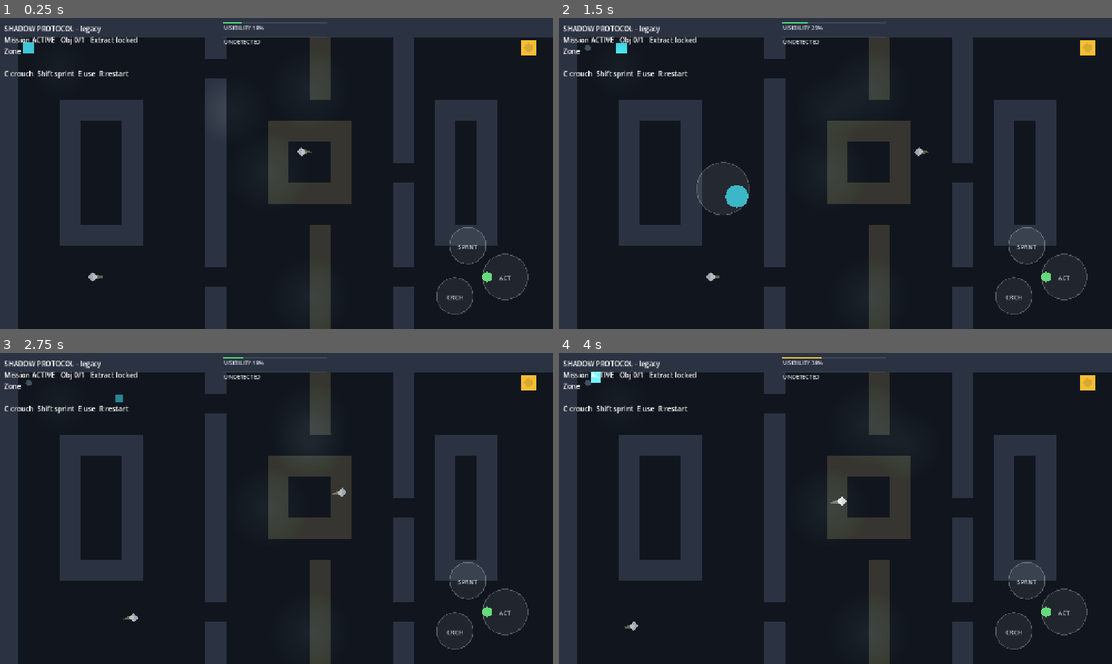
Above: before the commit, frames 1-4 (two rows, left to right).
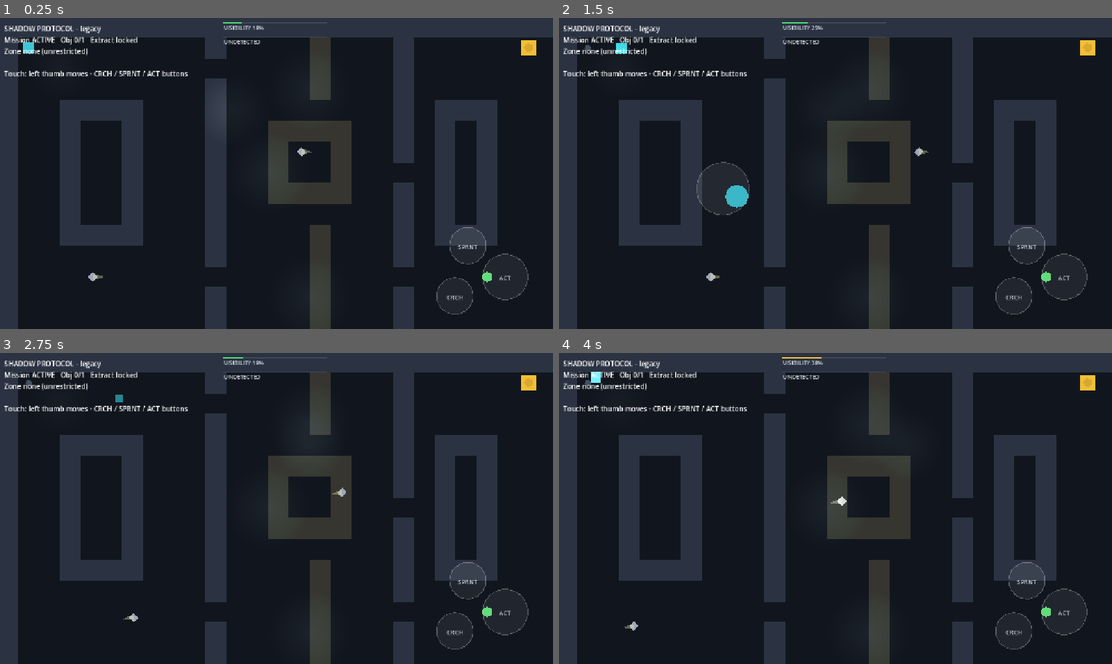
Above: after the commit, the same moments.

Repository: ceyhunmammadov9599-tech/shadow-protocol
Game: Godot game, scene res://scenes/main.tscn
Two runs of this game, one before a commit and one after it. Both use one fixed random seed, a clock stepped at 60 frames per second and the inputs below.
Inputs (mouse positions are in pixels of both pictures, inside the frame that each line leads up to):
- Up to frame 1 (0.25 s): no input
- Up to frame 2 (1.5 s): move the mouse to (957, 157) at 0.52 s; hold D (move_right) 0.53-1.25 s; hold C (crouch) 0.53-1.25 s; click (957, 157) at 0.67 s; tap Shift (sprint) at 0.8 s; drag from (724, 189) to (807, 235) at 1.27 s
- Up to frame 3 (2.75 s): move the mouse to (331, 440) at 2.02 s; hold D (move_right) from 2.03 s (still down); hold C (crouch) from 2.03 s (still down); click (331, 440) at 2.17 s; tap Shift (sprint) at 2.3 s
- Up to frame 4 (4 s): release D (move_right) at 2.75 s; release C (crouch) at 2.75 s; tap Enter at 2.75 s; drag from (807, 570) to (669, 461) at 2.77 s; move the mouse to (1001, 555) at 3.52 s; hold A (move_left) from 3.53 s (still down); hold Shift (sprint) from 3.53 s (still down); click (1001, 555) at 3.67 s

The runs differ from the first frame. In frame 1, 0.5% of the frame differs, in the area x 0-35%, y 9-20%; in frame 2, 0.5%; in frame 3, 0.5%; in frame 4, 0.5%.

Commit message:
Phase 6 corrective iteration: camera framing contract, backdrop, responsive HUD, touch_debug; 27 layout regression checks (241/241)

Diff:
--- a/project.godot
+++ b/project.godot
@@ -20,6 +20,7 @@
 window/size/viewport_width=1280
 window/size/viewport_height=720
 window/handheld/orientation=4
+shadow_protocol/touch_debug=false
 window/stretch/mode="canvas_items"
 window/stretch/aspect="expand"
 
--- a/scenes/main.tscn
+++ b/scenes/main.tscn
@@ -52,9 +52,10 @@
 [node name="HUD" type="Label" parent="UI"]
 offset_left = 16.0
 offset_top = 16.0
-offset_right = 344.0
-offset_bottom = 110.0
-theme_override_font_sizes/font = 14
+offset_right = 420.0
+offset_bottom = 150.0
+mouse_filter = 2
+theme_override_font_sizes/font = 16
 
 [node name="Status" type="Label" parent="UI"]
 anchors_preset = 7
--- a/scripts/level_generator.gd
+++ b/scripts/level_generator.gd
@@ -14,6 +14,10 @@
 const CELL_SIZE: float = 48.0
 
 const COLOR_MAP := Color(0.07, 0.09, 0.12)
+# Corrective iteration (layout remediation): backdrop + boundary frame.
+const COLOR_BACKDROP := Color(0.04, 0.05, 0.08)
+const COLOR_FRAME := Color(0.17, 0.20, 0.26)
+const BACKDROP_MARGIN := 640.0
 const COLOR_LIT := Color(0.99, 0.86, 0.55, 0.16)
 const COLOR_WALL := Color(0.17, 0.20, 0.26)
 const COLOR_WALL_EDGE := Color(0.10, 0.12, 0.16)
@@ -44,7 +48,35 @@
 
 	var map_rect: Rect2 = Rect2(0, 0, width * CELL_SIZE, height * CELL_SIZE)
 
-	# Single dark floor polygon under everything.
+	# Corrective iteration (layout remediation): a coherent "site grounds"
+	# backdrop drawn under everything. When the view is wider than the map
+	# (small maps, ultra-wide aspect ratios) the camera locks to the map's
+	# center and this backdrop - instead of the raw clear color - fills the
+	# exposed margin, so the composition reads as intentional.
+	var backdrop := Polygon2D.new()
+	backdrop.name = "Backdrop"
+	var m: float = BACKDROP_MARGIN
+	backdrop.polygon = PackedVector2Array(
+		[Vector2(-m, -m), Vector2(map_rect.size.x + m, -m),
+		 map_rect.size + Vector2(m, m), Vector2(-m, map_rect.size.y + m)]
+	)
+	backdrop.color = COLOR_BACKDROP
+	add_child(backdrop)
+
+	# Facility boundary frame: a thin closed outline exactly on the map
+	# edge so the playable site reads as a bounded structure.
+	var frame := Line2D.new()
+	frame.name = "BoundsFrame"
+	frame.width = 2.0
+	frame.closed = true
+	frame.default_color = COLOR_FRAME
+	frame.points = PackedVector2Array(
+		[Vector2.ZERO, Vector2(map_rect.size.x, 0), map_rect.size,
+		 Vector2(0, map_rect.size.y)]
+	)
+	add_child(frame)
+
+	# Single dark floor polygon under everything else.
 	var floor_poly := Polygon2D.new()
 	floor_poly.name = "Floor"
 	floor_poly.polygon = PackedVector2Array(
--- a/scripts/main.gd
+++ b/scripts/main.gd
@@ -39,7 +39,7 @@
 Mission %s   Obj %d/%d   Extract %s
 Zone %s
 %s
-C crouch  Shift sprint  E use  R restart"
+%s"
 
 var level_data: Dictionary = {}
 var current_descriptor: Dictionary = {}
@@ -55,6 +55,9 @@
 var _interact_target: Node = null  # nearest eligible terminal/door (throttled)
 var _interact_search_timer: float = 0.0
 var _hud_action_hint := ""
+# Corrective iteration (layout remediation): the help line matches the
+# active input mode instead of always showing desktop keys on touch.
+var _controls_line := ""
 
 
 func _ready() -> void:
@@ -65,6 +68,9 @@
 	touch_layer.interact_pressed.connect(_on_interact)
 	player.interact_requested.connect(_on_interact)
 	player.noise_emitted.connect(_on_player_noise)
+	_controls_line = "Touch: left thumb moves - CRCH / SPRNT / ACT buttons" \
+		if touch_layer.visible \
+		else "C crouch  Shift sprint  E use  R restart"
 
 	# Phase 6: audio/haptic feedback layer (scene-owned, persists across
 	# loads and restarts; single playback owner per event).
@@ -95,6 +101,31 @@
 
 ## Loads (or switches to) the level described by [param descriptor].
 ## Safe to call repeatedly: the previous level is torn down first.
+## Deterministic screen-space framing limits for a map rect against a
+## view size. Per axis: map >= view -> clamp to the map edges (camera
+## scrolls inside the map); map < view -> lock the camera to the map's
+## center so the whole map stays composed on screen. Limits never invert
+## and the range is always >= the view on each axis.
+static func compute_camera_limits(bounds: Rect2, viewport: Vector2) -> Dictionary:
+	var left: int
+	var right: int
+	if bounds.size.x >= viewport.x:
+		left = int(bounds.position.x)
+		right = int(bounds.position.x + bounds.size.x)
+	else:
+		left = int(round(bounds.get_center().x - viewport.x * 0.5))
+		right = left + int(round(viewport.x))
+	var top: int
+	var bottom: int
+	if bounds.size.y >= viewport.y:
+		top = int(bounds.position.y)
+		bottom = int(bounds.position.y + bounds.size.y)
+	else:
+		top = int(round(bounds.get_center().y - viewport.y * 0.5))
+		bottom = top + int(round(viewport.y))
+	return {"left": left, "right": right, "top": top, "bottom": bottom}
+
+
 func load_level(descriptor: Dictionary) -> void:
 	await _clear_level()
 
@@ -109,25 +140,21 @@
 		level_data["wall_cells"]
 	)
 
-	# Camera confined to the generated map. Axis limits are applied only
-	# when the map is at least viewport-sized on that axis - smaller maps
-	# keep the engine default (effectively unlimited), which avoids
-	# invalid/inverted limits while keeping the map fully visible.
+	# Corrective iteration (layout remediation): per-axis framing limits.
+	# Maps smaller than the view on an axis now LOCK the camera to the
+	# map's center (composed framing), instead of the old unlimited limits
+	# that let the camera follow the player past the map edge and expose
+	# a raw-background band (45% of the screen at 1280x576). Maps at least
+	# view-sized clamp to the map edges exactly as before. Recomputed per
+	# load; reset_smoothing() below prevents any start-of-mission jump.
 	var camera: Camera2D = player.camera
 	var bounds: Rect2 = level_data["bounds"]
 	var viewport: Vector2 = get_viewport_rect().size
-	if bounds.size.x >= viewport.x:
-		camera.limit_left = 0
-		camera.limit_right = int(bounds.size.x)
-	else:
-		camera.limit_left = -1000000
-		camera.limit_right = 1000000
-	if bounds.size.y >= viewport.y:
-		camera.limit_top = 0
-		camera.limit_bottom = int(bounds.size.y)
-	else:
-		camera.limit_top = -1000000
-		camera.limit_bottom = 1000000
+	var limits := compute_camera_limits(bounds, viewport)
+	camera.limit_left = limits["left"]
+	camera.limit_right = limits["right"]
+	camera.limit_top = limits["top"]
+	camera.limit_bottom = limits["bottom"]
 	camera.make_current()
 	# Snap the smoothed view to the (possibly teleported) player so the
 	# mission never starts with the player off-screen.
@@ -356,6 +383,9 @@
 	_hud_cache["extract"] = extract_now
 	_hud_cache["zone"] = zone
 	_hud_cache["hint"] = _hud_action_hint
+	# Corrective iteration (layout remediation): "Zone" never renders as an
+	# empty label; outside every restricted zone it states the actual state.
+	var zone_text := "none (unrestricted)" if zone == &"" else str(zone)
 	var state_names := {MissionManager.State.READY: "READY",
 		MissionManager.State.ACTIVE: "ACTIVE", MissionManager.State.SUCCEEDED: "SUCCEEDED",
 		MissionManager.State.FAILED: "FAILED"}
@@ -365,8 +395,9 @@
 		mission_manager.objectives_done(),
 		mission_manager.objectives_total(),
 		"available" if extract_now else "locked",
-		zone,
+		zone_text,
 		_hud_action_hint,
+		_controls_line,
 	]
 	if bench_enabled:
 		bench_hud_rebuilds += 1
--- a/scripts/mobile_controls.gd
+++ b/scripts/mobile_controls.gd
@@ -53,7 +53,12 @@
 	mouse_filter = Control.MOUSE_FILTER_IGNORE
 	anchors_preset = Control.PRESET_FULL_RECT
 	# Only show the touch overlay on real touch devices (Android, touchscreens).
-	visible = DisplayServer.is_touchscreen_available() or OS.has_feature("android")
+	# The explicit touch_debug project setting (shadow_protocol/touch_debug,
+	# default false) forces the overlay for desktop layout testing; it is
+	# read once here so toggling it takes effect on the next scene load.
+	visible = DisplayServer.is_touchscreen_available() \
+		or OS.has_feature("android") \
+		or ProjectSettings.get_setting("shadow_protocol/touch_debug", false)
 	_layout_buttons()
 	get_viewport().size_changed.connect(_layout_buttons)
 
--- /dev/null
+++ b/tools/layout_probe.gd
@@ -0,0 +1,58 @@
+## Device-free layout diagnostic. Boots the real main scene under several
+## landscape window sizes (reproducing the canvas_items/expand canvas the
+## runtime sees), reloads the level so camera limits recompute per size, and
+## reports viewport/bounds/camera geometry plus the exposed-margin fraction.
+## Usage: godot --headless --path . -s tools/layout_probe.gd
+extends SceneTree
+const SIZES := [Vector2i(1280, 576), Vector2i(960, 540), Vector2i(1280, 720),
+	Vector2i(1600, 900), Vector2i(2340, 1080)]
+var frames := 0
+var main: Node2D = null
+var step := -1
+func _probe(tag: String) -> void:
+	var vp: Rect2 = main.get_viewport_rect()
+	var cam: Camera2D = main.get_node("Player/Camera2D")
+	var b: Rect2 = main.level_data["bounds"]
+	var cam_center := cam.get_screen_center_position()
+	var view := Rect2(cam_center - vp.size / 2.0, vp.size)
+	var gray_left := 0.0
+	if b.position.x >= view.position.x:
+		gray_left = (b.position.x - view.position.x) / vp.size.x
+	print("PROBE[", tag, "] canvas=", vp.size, " limits L=", cam.limit_left,
+		" R=", cam.limit_right, " T=", cam.limit_top, " B=", cam.limit_bottom,
+		" cam=", cam_center, " margin_left_frac=%.3f" % gray_left,
+		" player_visible=", view.has_point(main.player.global_position))
+func _process(_delta: float) -> bool:
+	frames += 1
+	if frames == 1:
+		var ps: PackedScene = load("res://scenes/main.tscn")
+		main = ps.instantiate()
+		root.add_child(main)
+		return false
+	if step == -1 and frames >= 5:
+		step = 0
+		root.size = SIZES[0]
+		return false
+	# Each size needs: 1 frame for the canvas to resize, then a reload, then 2
+	# frames for the reload to apply, then probe.
+	if step < SIZES.size():
+		var phase := (frames - 5) % 4
+		if phase == 0 and step > 0:
+			root.size = SIZES[step]
+		if phase == 1:
+			main.load_level(main.current_descriptor)
+		if phase == 3:
+			_probe("%dx%d" % [SIZES[step].x, SIZES[step].y])
+			step += 1
+			if step == SIZES.size():
+				# Restart check: reload once more at the last size and verify
+				# the camera does not jump between consecutive frames.
+				return false
+		return false
+	# Restart stability: two probes two frames apart at the final size.
+	if frames == _final_probe_frame():
+		_probe("restart-check")
+		quit()
+	return false
+func _final_probe_frame() -> int:
+	return 5 + SIZES.size() * 4 + 2
--- a/tools/smoke_test.gd
+++ b/tools/smoke_test.gd
@@ -1013,19 +1013,19 @@
 		"camera smoothing enabled with configurable speed")
 	_check(cam.global_position == Vector2(72.0, 72.0),
 		"camera initializes exactly at the player spawn (no drift)")
-	# Limit rule mirrored against the ACTUAL runtime viewport (headless
-	# viewport size differs from the design size; the rule is what counts).
+	# Corrective iteration (layout remediation): the limit rule is the
+	# framing contract compute_camera_limits() defines, mirrored against
+	# the ACTUAL runtime viewport (headless viewport differs from design
+	# size; the rule is what counts). Maps smaller than the view now lock
+	# the camera to the map center instead of the old unlimited fallback
+	# that exposed a 45% background band at 1280x576.
 	var vp6: Vector2 = m6.get_viewport_rect().size
-	var limits_ok: bool = true
-	if 1344 >= vp6.x:
-		limits_ok = limits_ok and cam.limit_left == 0 and cam.limit_right == 1344
-	else:
-		limits_ok = limits_ok and cam.limit_right >= 1000000 - 1
-	if 768 >= vp6.y:
-		limits_ok = limits_ok and cam.limit_top == 0 and cam.limit_bottom == 768
-	else:
-		limits_ok = limits_ok and cam.limit_bottom >= 1000000 - 1
-	_check(limits_ok, "camera limits follow the map-bounds rule for the runtime viewport")
+	var limits_expected6 := Main.compute_camera_limits(Rect2(0, 0, 1344, 768), vp6)
+	var limits_ok: bool = cam.limit_left == limits_expected6["left"] \
+		and cam.limit_right == limits_expected6["right"] \
+		and cam.limit_top == limits_expected6["top"] \
+		and cam.limit_bottom == limits_expected6["bottom"]
+	_check(limits_ok, "camera limits follow the framing contract for the runtime viewport")
 
 	# Smooth follow: teleport, convergence without overshoot.
 	pl.global_position = Vector2(600.0, 400.0)
@@ -1073,9 +1073,12 @@
 	await m6.load_level(small_desc)
 	await _frames(4)
 	var cam_small: Camera2D = (m6.player as CharacterBody2D).camera
-	_check(cam_small.limit_left < cam_small.limit_right and cam_small.limit_top < cam_small.limit_bottom
-		and cam_small.limit_right >= 1000000 - 1,
-		"small map keeps camera limits valid (unlimited, not inverted)")
+	var small_expected := Main.compute_camera_limits(m6.level_data["bounds"], vp6)
+	_check(cam_small.limit_left == small_expected["left"]
+		and cam_small.limit_right == small_expected["right"]
+		and cam_small.limit_top == small_expected["top"]
+		and cam_small.limit_bottom == small_expected["bottom"],
+		"small map locks the camera to the map center (valid, not inverted)")
 	_check(cam_small.global_position == (m6.player as CharacterBody2D).global_position,
 		"camera snaps to the player on small-map load")
 
@@ -1479,6 +1482,160 @@
 	_check(Enemy.bench_decision_ticks == k_ticks_before,
 		"disabled benchmark counters add zero per-frame work")
 
+
+	# ================= L. Layout remediation (camera framing, backdrop,
+	# responsive HUD, touch visibility) - corrective iteration =================
+	# Pure framing-limits contract (small maps center, large maps clamp,
+	# per axis, offset bounds, ranges never smaller than the view).
+	var l_small := Main.compute_camera_limits(Rect2(0, 0, 400, 300), Vector2(1600, 720))
+	_check(l_small["right"] - l_small["left"] == 1600
+		and l_small["bottom"] - l_small["top"] == 720,
+		"small-map framing keeps a full-viewport limit range")
+	_check(l_small["left"] == -600 and l_small["top"] == -210,
+		"small-map framing centers the map on screen")
+	var l_large := Main.compute_camera_limits(Rect2(0, 0, 2000, 1000), Vector2(1280, 720))
+	_check(l_large["left"] == 0 and l_large["right"] == 2000
+		and l_large["top"] == 0 and l_large["bottom"] == 1000,
+		"large-map framing clamps to the map edges")
+	var l_mixed := Main.compute_camera_limits(Rect2(0, 0, 1000, 900), Vector2(1280, 720))
+	_check(l_mixed["right"] - l_mixed["left"] == 1280 and l_mixed["top"] == 0
+		and l_mixed["bottom"] == 900,
+		"mixed-size map frames per axis (small x centered, tall y clamped)")
+	var l_offset := Main.compute_camera_limits(Rect2(50, 60, 400, 300), Vector2(1280, 720))
+	_check(l_offset["right"] == l_offset["left"] + 1280 and l_offset["top"] == -150
+		and l_offset["bottom"] == 570,
+		"offset bounds still frame relative to their own rect")
+
+	# Live scene: framing applied at boot, camera inside limits, player visible.
+	var l_m: Node = (load("res://scenes/main.tscn") as PackedScene).instantiate()
+	add_child(l_m)
+	await _frames(4)
+	var l_cam: Camera2D = l_m.get_node("Player/Camera2D")
+	var l_bounds: Rect2 = l_m.level_data["bounds"]
+	var l_vp: Vector2 = l_m.get_viewport_rect().size
+	var l_expected := Main.compute_camera_limits(l_bounds, l_vp)
+	_check(l_cam.limit_left == l_expected["left"] and l_cam.limit_right == l_expected["right"]
+		and l_cam.limit_top == l_expected["top"] and l_cam.limit_bottom == l_expected["bottom"],
+		"boot applies the framing limits for the live viewport")
+	var l_center := l_cam.get_screen_center_position()
+	_check(l_center.x >= l_expected["left"] + l_vp.x * 0.5 - 1.0
+		and l_center.x <= l_expected["right"] - l_vp.x * 0.5 + 1.0
+		and l_center.y >= l_expected["top"] + l_vp.y * 0.5 - 1.0
+		and l_center.y <= l_expected["bottom"] - l_vp.y * 0.5 + 1.0,
+		"camera center stays inside the framing limits")
+	_check(Rect2(l_center - l_vp * 0.5, l_vp).has_point(l_m.player.global_position),
+		"player is on screen at spawn")
+	# The 1280x576 defect class: a 1600x720 canvas over a 1344-wide map must
+	# keep the whole map width visible (centered framing, not free camera).
+	var l_wide := Main.compute_camera_limits(Rect2(0, 0, 1344, 768), Vector2(1600, 720))
+	_check(Rect2(Vector2(l_wide["left"], l_wide["top"]), Vector2(1600, 720))
+		.intersection(Rect2(0, 0, 1344, 768)).size == Vector2(1344, 720),
+		"wide-canvas framing keeps the entire map width visible")
+
+	# Backdrop and boundary frame (intentional composition beyond bounds).
+	var l_level: Node2D = l_m.get_node("LevelRoot")
+	var l_backdrop: Node = l_level.get_node_or_null("Backdrop")
+	_check(l_backdrop != null and l_backdrop.get_index() == 0,
+		"site backdrop is drawn behind the level")
+	if l_backdrop:
+		var l_poly: PackedVector2Array = (l_backdrop as Polygon2D).polygon
+		_check(l_poly[0] == Vector2(-640, -640)
+			and l_poly[2] == l_bounds.size + Vector2(640, 640),
+			"backdrop extends past the bounds on every side")
+	var l_frame: Line2D = l_level.get_node_or_null("BoundsFrame") as Line2D
+	_check(l_frame != null and l_frame.closed and l_frame.points.size() == 4
+		and l_frame.points[0] == Vector2.ZERO and l_frame.points[2] == l_bounds.size,
+		"boundary frame outlines the exact playable bounds")
+
+	# HUD typography, screen-space placement and touch-region exclusion.
+	var l_hud: Label = l_m.get_node("UI/HUD")
+	_check(l_hud.get_theme_font_size("font") >= 16,
+		"HUD font is at least 16 px (readable in landscape)")
+	var l_hud_rect: Rect2 = l_hud.get_global_rect()
+	_check(Rect2(Vector2.ZERO, l_vp).encloses(l_hud_rect),
+		"HUD stays inside the viewport")
+	var l_touch: Control = l_m.get_node("UI/TouchLayer")
+	var l_btns: Dictionary = l_touch.get("_buttons")
+	var l_hud_clear := true
+	for b in l_btns.values():
+		var c: Vector2 = b["center"]
+		var r: float = b["radius"]
+		if Rect2(c - Vector2(r, r), Vector2(r * 2.0, r * 2.0)).intersects(l_hud_rect):
+			l_hud_clear = false
+	_check(l_hud_clear, "HUD never overlaps the touch action buttons")
+
+	# HUD content contract: zone state is never an empty label, help matches
+	# the input mode, objective/extraction data stays bound.
+	var l_lines: PackedStringArray = l_hud.text.split("\n")
+	_check(l_lines.size() == 5 and l_lines[2].begins_with("Zone ")
+		and l_lines[2].length() > 7,
+		"zone line always carries state (no empty Zone label)")
+	_check(l_lines[2].contains("unrestricted"),
+		"spawn outside restricted zones reports unrestricted")
+	_check(l_lines[4].contains("crouch"),
+		"controls help line is present for the active input mode")
+	_check(l_lines[1].contains("Obj 0/") and l_lines[1].contains("Extract"),
+		"objective and extraction data stay bound at mission start")
+
+	# Touch visibility rules: hidden without a touchscreen, forced by the
+	# explicit touch_debug setting, with matching help text.
+	_check(not l_touch.visible,
+		"touch overlay hidden on non-touch headless (correct detection)")
+	ProjectSettings.set_setting("shadow_protocol/touch_debug", true)
+	var l_m2: Node = (load("res://scenes/main.tscn") as PackedScene).instantiate()
+	add_child(l_m2)
+	await _frames(4)
+	_check((l_m2.get_node("UI/TouchLayer") as Control).visible,
+		"touch_debug setting forces the overlay for desktop testing")
+	_check((l_m2.get_node("UI/HUD") as Label).text.contains("Touch:"),
+		"touch mode shows touch help text instead of keyboard keys")
+	l_m2.queue_free()
+	ProjectSettings.set_setting("shadow_protocol/touch_debug", false)
+	await _frames(4)
+
+	# Camera stability across restart and level switching.
+	var l_center_before: Vector2 = l_center
+	await l_m.restart_mission()
+	await _frames(4)
+	_check(l_center_before.distance_to(l_cam.get_screen_center_position()) < 1.0,
+		"no camera jump after restart")
+	await l_m.load_level(LevelCatalog.LAYOUT_B)
+	await _frames(4)
+	var l_expected_b := Main.compute_camera_limits(
+		l_m.level_data["bounds"], l_m.get_viewport_rect().size)
+	_check(l_cam.limit_left == l_expected_b["left"]
+		and l_cam.limit_right == l_expected_b["right"]
+		and l_cam.limit_top == l_expected_b["top"]
+		and l_cam.limit_bottom == l_expected_b["bottom"],
+		"level switch recomputes framing limits for the new map")
+	var l_vp_b: Vector2 = l_m.get_viewport_rect().size
+	_check(Rect2(l_cam.get_screen_center_position() - l_vp_b * 0.5, l_vp_b)
+		.has_point(l_m.player.global_position),
+		"player visible on screen right after a level switch")
+
+	# Landscape invariants: for every tested window size the expand-mode
+	# canvas keeps valid, never-inverted framing limits.
+	var l_sizes := [Vector2(960, 540), Vector2(1280, 720), Vector2(1600, 900),
+		Vector2(2340, 1080), Vector2(1280, 576)]
+	var l_canvas_ok := true
+	for win: Vector2 in l_sizes:
+		var scale: float = minf(win.x / 1280.0, win.y / 720.0)
+		var canvas := win / scale
+		var lim := Main.compute_camera_limits(Rect2(0, 0, 1344, 768), canvas)
+		if lim["right"] - lim["left"] < canvas.x - 0.5 \
+		or lim["bottom"] - lim["top"] < canvas.y - 0.5:
+			l_canvas_ok = false
+		if lim["right"] < lim["left"] or lim["bottom"] < lim["top"]:
+			l_canvas_ok = false
+	_check(l_canvas_ok,
+		"framing limits stay valid for every tested landscape canvas")
+
+	# Teardown cleanliness.
+	l_m.queue_free()
+	await _frames(6)
+	_check(StealthSystem.light_count() == 0,
+		"layout fixture tears down cleanly")
+
 	k_m.queue_free()
 	await _frames(6)
 	_check(StealthSystem.light_count() == 0,
Not shown, added: tools/layout_probe.gd.uid
Not shown, added: Phase6-Layout-Remediation-Report.md
Not shown, changed: README.md
